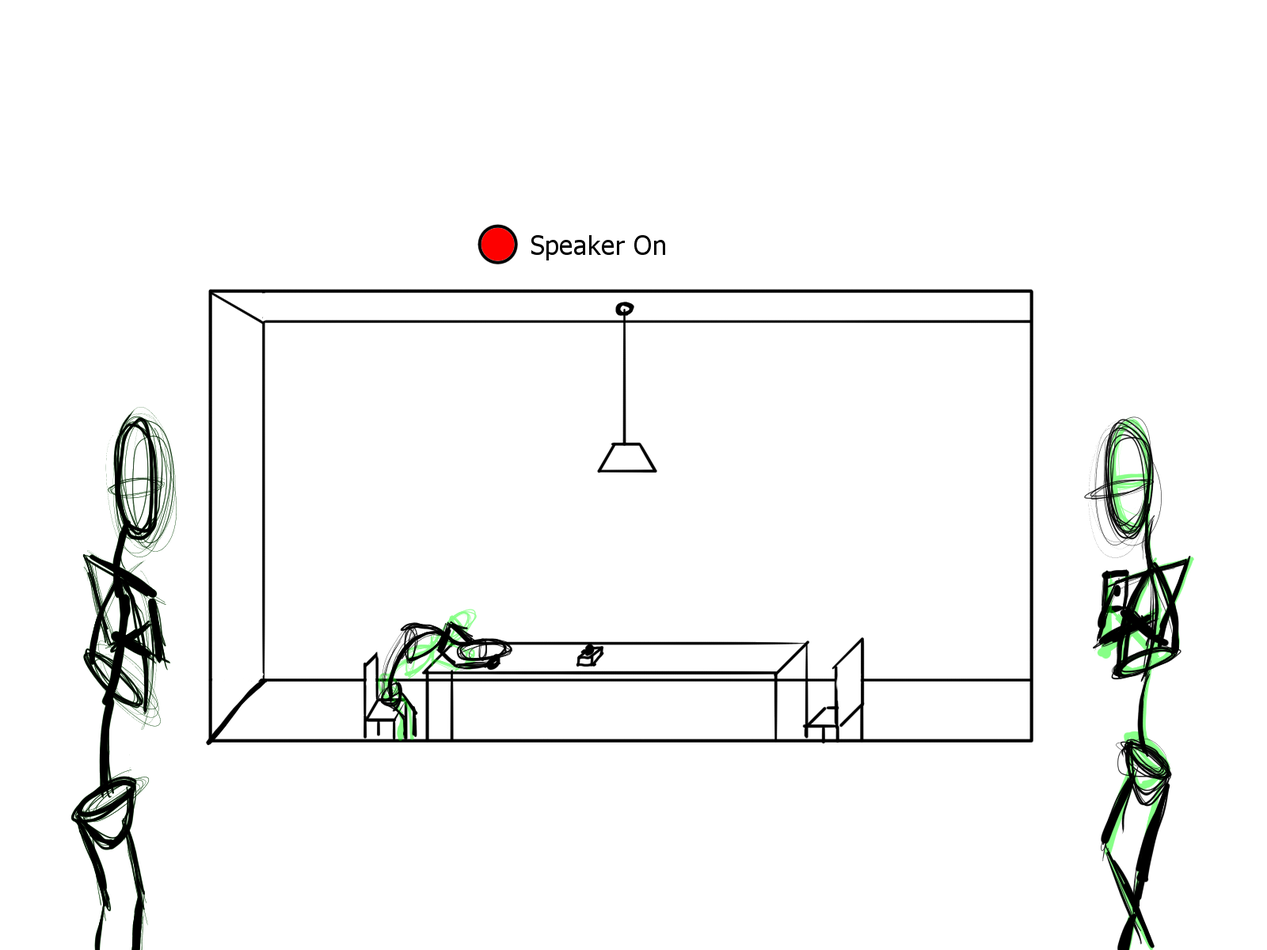
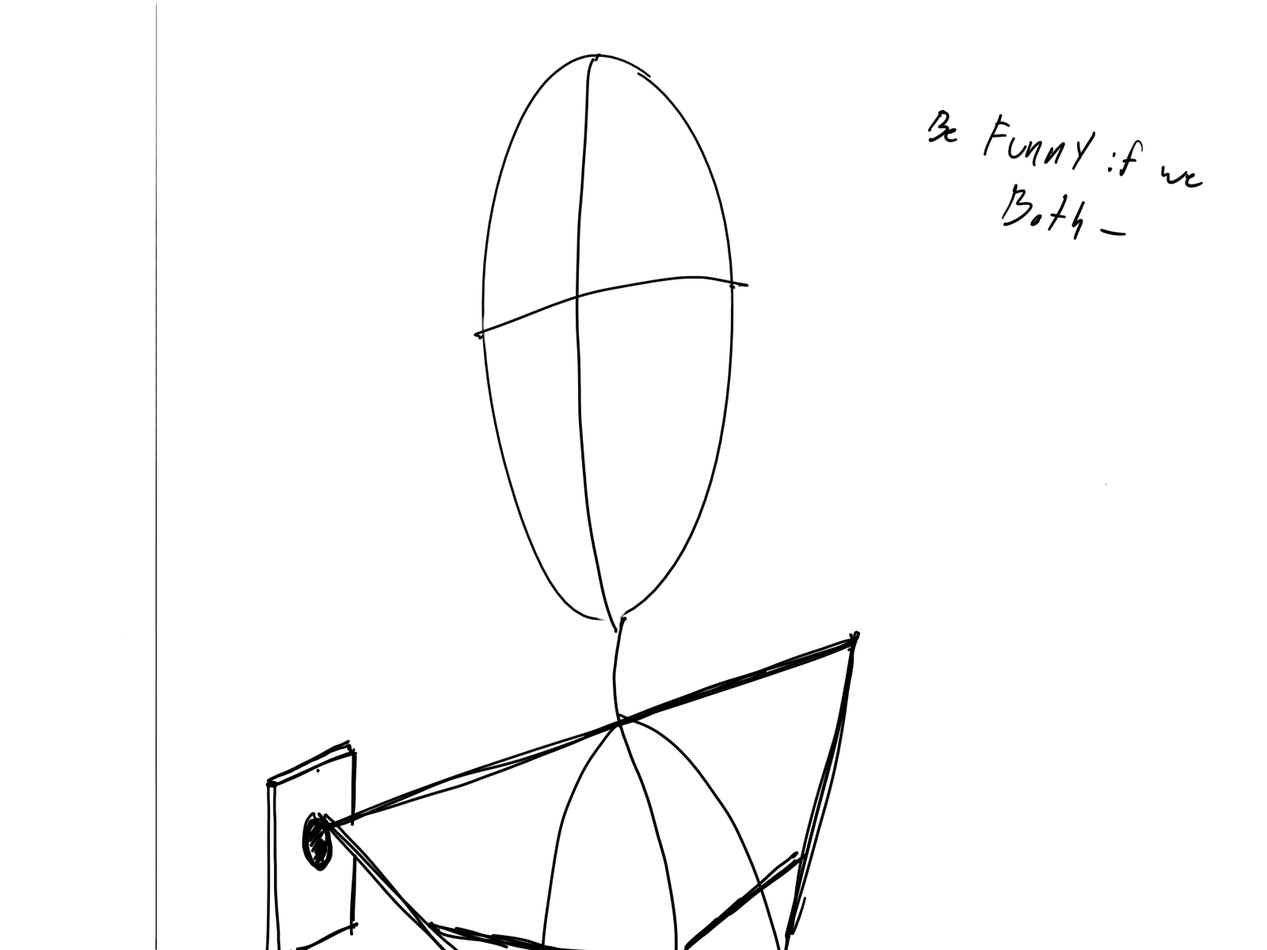
Layer changes from the first 1267x950 image to the second:
painted on "Primary Anim" over [70, 2, 1204, 950]
painted on "Background Merged" over [70, 2, 1204, 950]
